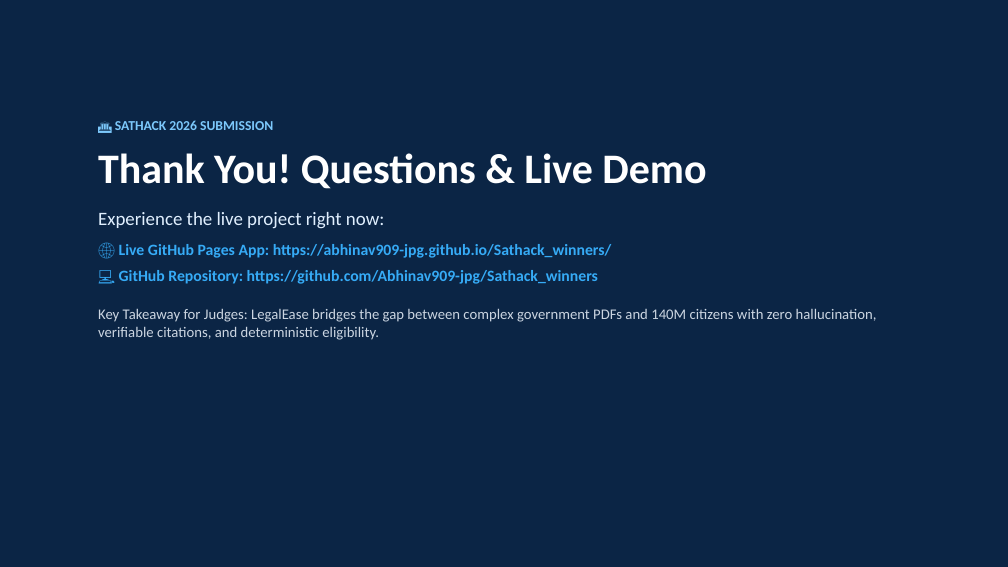
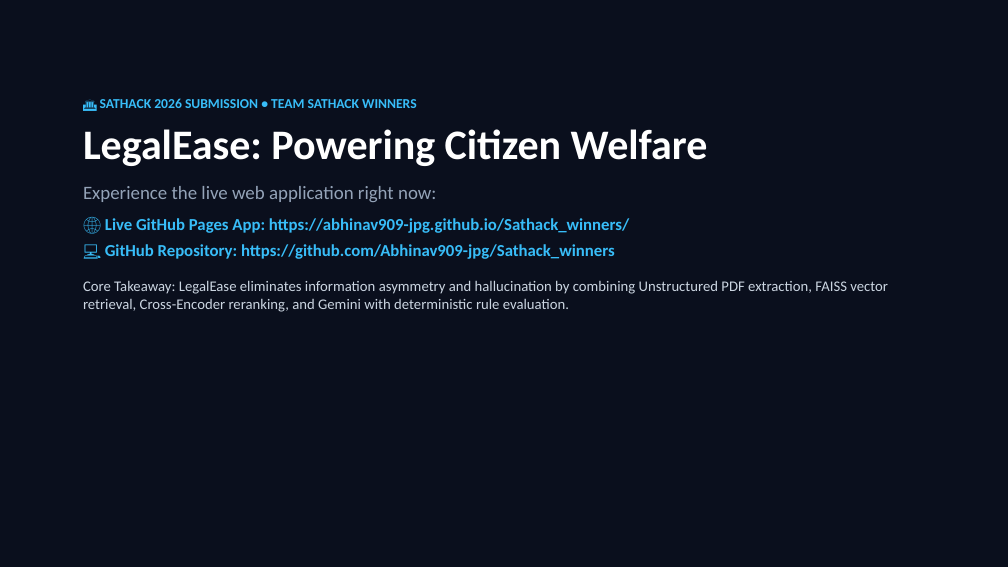
Before and after one commit to Abhinav909-jpg/LegalEase, a slide deck: slide 10 of LegalEase_Hackathon_Pitch.pptx (slide 9 before the commit). Drawn at 1008x567 pixels with LibreOffice and Linux fonts; fonts in the diff are those of the drawing. Boxes give left, top, right and bottom in pixels: in the first picture for what was removed or moved away, otherwise in the second. Text is boxed around its words. In the diff, an @@ line names an element or a change of style, - is before the commit and + after.

Commit message:
feat(presentation): upgrade pitch deck to V2 with modern dark theme and 4 citizen-centric narrative slides

```diff
--- a/LegalEase_Hackathon_Pitch.pptx
+++ b/LegalEase_Hackathon_Pitch.pptx
@@ rectangle at [0,0,1008,567]: fill #0B2545 to #0A0F1D @@
@@ text "🏛️ SATHACK 2026 SUBMISSION • ...": place and size @@
-text "🏛️ SATHACK 2026 SUBMISSION • ..." at [98,120,877,340]
+text "🏛️ SATHACK 2026 SUBMISSION • ..." at [83,98,888,312]
@@ text at [83,98,708,202]: text changed; size 18 to 13 pt; text colour #E0EFFE to #38BDF8 @@
-🏛️ SATHACK 2026 SUBMISSION
-Thank You! Questions & Live Demo
-Experience the live project right now:
+🏛️ SATHACK 2026 SUBMISSION • TEAM SATHACK WINNERS
+LegalEase: Powering Citizen Welfare
+Experience the live web application right now:
@@ text at [105,218,629,259]: size 15 to 16 pt, text colour #36ABF6 to #38BDF8 in "🌐 Live GitHub Pages App: https://abhinav909-jpg.github.io/Sa ...", "💻 GitHub Repository: https://github.com/Abhinav909-jpg/Satha ..." @@
@@ text at [83,280,888,312]: text changed @@
-Key Takeaway for Judges: LegalEase bridges the gap between complex government PDFs and 140M citizens with zero hallucination, verifiable citations, and deterministic eligibility.
+Core Takeaway: LegalEase eliminates information asymmetry and hallucination by combining Unstructured PDF extraction, FAISS vector retrieval, Cross-Encoder reranking, and Gemini with deterministic rule evaluation.
```
Also in this commit, not shown: 5 other slides changed, 4 slides added, 3 slides removed, 1 other file.
